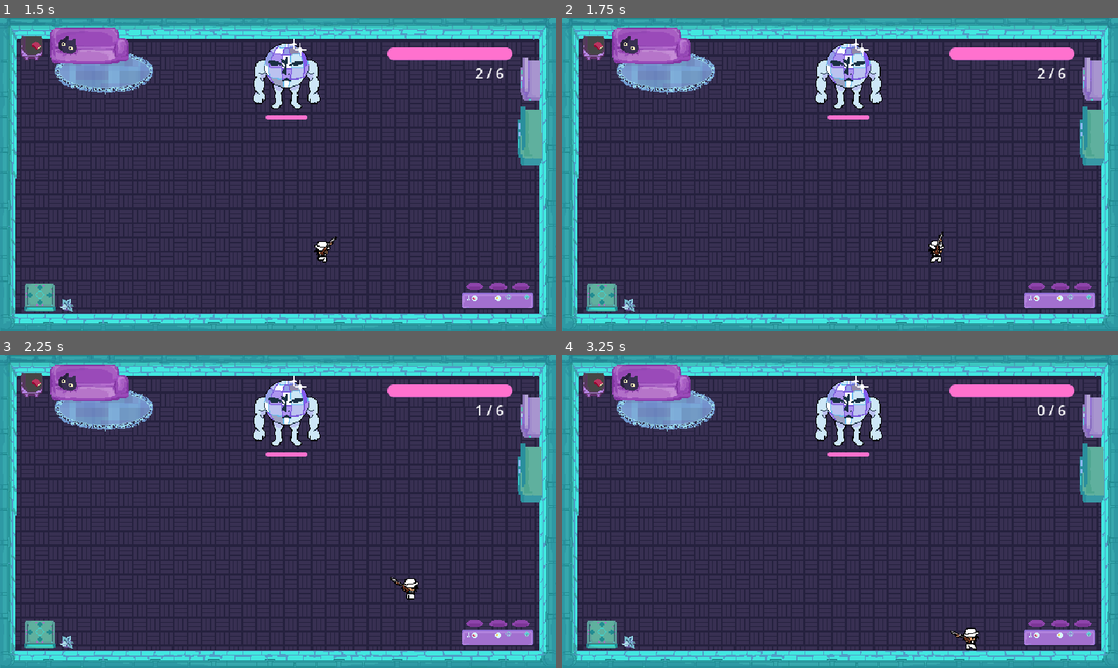
Above: before the commit, frames 1-4 (two rows, left to right).
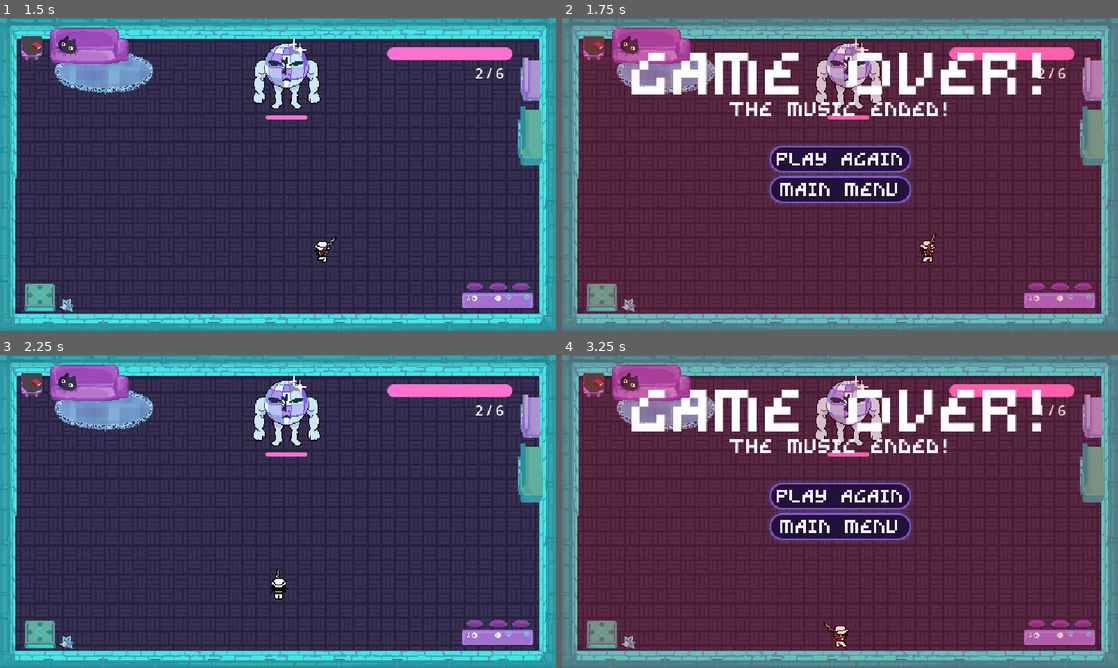
Above: after the commit, the same moments.

Repository: Kuran-002/Project-F
Game: Godot game, scene res://levels/main_menu/main_menu.tscn
Two runs of this game, one before a commit and one after it. Both use one fixed random seed, a clock stepped at 60 frames per second and the inputs below. Sound files missing from this copy of the repository are replaced by a short silence.
Inputs (mouse positions are in pixels of both pictures, inside the frame that each line leads up to):
- Up to frame 1 (1.5 s): click "Play" at 0.5 s; move the mouse to (400, 158) at 1.27 s; hold D (move_right) from 1.28 s (still down); tap Space (dodge) at 1.35 s
- Up to frame 2 (1.75 s): keep holding D (move_right)
- Up to frame 3 (2.25 s): release D (move_right) at 2 s; click (278, 495) at 2 s, where only the run after the commit has a clickable "Play Again"
- Up to frame 4 (3.25 s): move the mouse to (728, 527) at 2.77 s; hold S (move_down) from 2.78 s (still down); click (728, 527) at 2.85 s

Frame 1 is identical in both runs. In frame 2, 99% of the frame differs, in the area x 0-100%, y 0-100%; in frame 3, 0.4%; in frame 4, 99%.

Commit message:
losed on music end

Diff:
--- a/enemy.gd
+++ b/enemy.gd
@@ -1,6 +1,6 @@
 extends Area2D
 
-const MAX_HEALTH:int = 2000
+const MAX_HEALTH:int = 1500
 var health:int = MAX_HEALTH
 @onready var health_bar: ProgressBar = $EnemyHealth
 @export var Wave: PackedScene
--- a/levels/game/main_game.gd
+++ b/levels/game/main_game.gd
@@ -47,6 +47,7 @@
 	player.on_death.connect(_on_player_death)
 	boss.on_damage.connect(_on_enemy_damaged)
 	boss.on_death.connect(_on_boss_death)
+	boss.Music.finished.connect(_on_music_finished)
 	play_again_button.pressed.connect(start_game)
 	main_menu_button.pressed.connect(on_main_menu)
 	ammo_spawn_timer = Timer.new()
@@ -147,4 +148,14 @@
 	# TODO: STOP MUSIC
 	is_active = false
 
+func _on_music_finished() -> void:
+	if !is_active or boss.health <= 0:
+		return
+	result_canvas.visible = true
+	result_screen.color = LOSE_COLOR
+	title_label.text = PLAYER_LOSE_TITLE
+	subtitle_label.text = MUSIC_OVER_MESSAGE
+	is_active = false
+	on_game_end.emit(MUSIC_OVER)
+
 # TODO: End game when music is over
